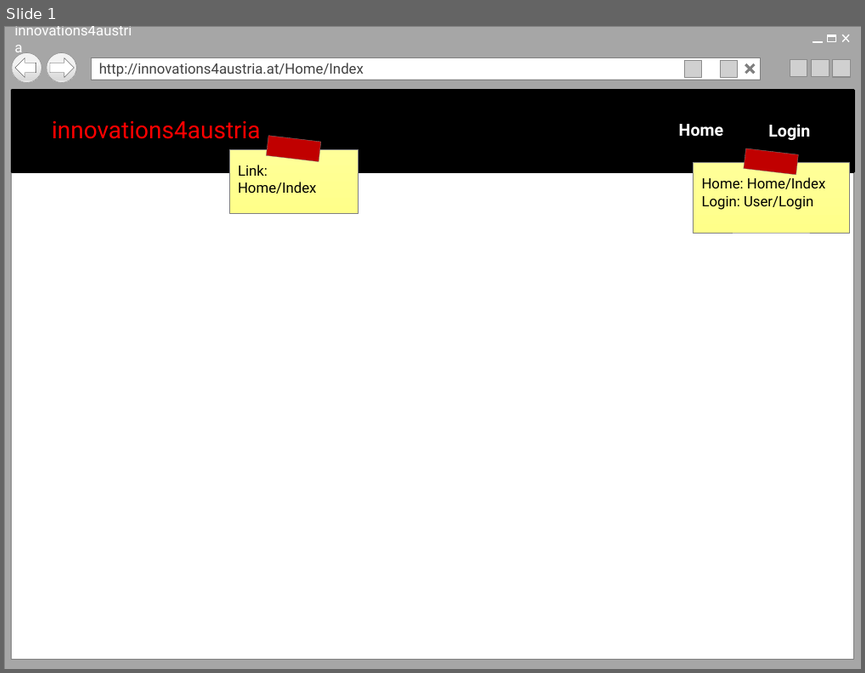
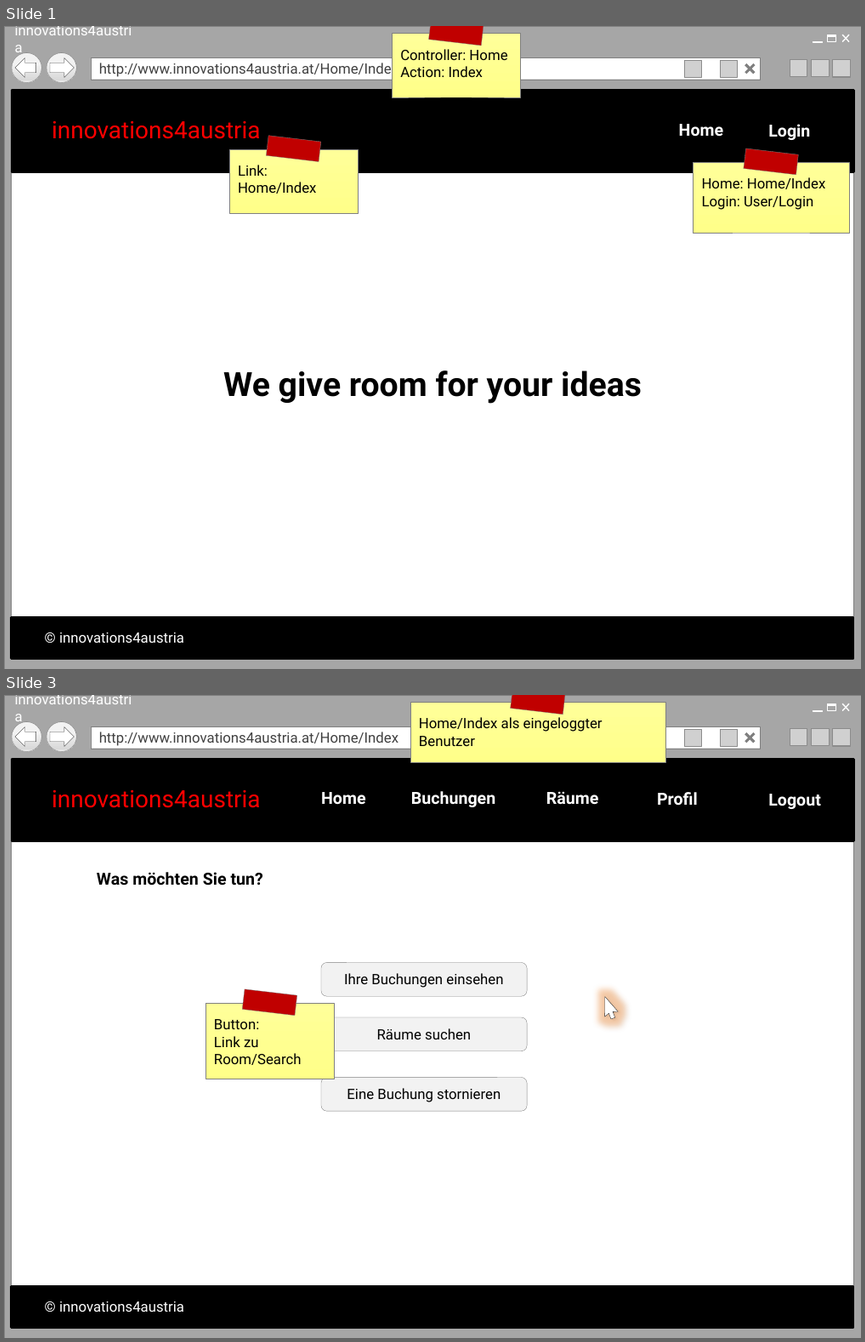
Before and after one commit to marcowurzenberger/ITIN20LAP, a slide deck: Mockup.pptx. Shown one above the other, each under a label of ours: slide 1 before the commit, slides 1 and 3 after it; the slides between them are not shown. The pictures are 865x673 and 865x1342 pixels, drawn with LibreOffice and Linux fonts; fonts in the diff are those of the drawing; grey boxes stand for pictures; background and template pictures are left out. Boxes give left, top, right and bottom in pixels: in the first picture for what was removed or moved away, otherwise in the second. Text is boxed around its words. In the diff, an @@ line names an element or a change of style, - is before the commit and + after.

```diff
--- a/Mockup.pptx
+++ b/Mockup.pptx
@@ slide 3 added at bbox=[4, 695, 861, 1338], background #FFFFFF @@
@@ rectangle added at bbox=[410, 702, 665, 763], fill gradient #FFFF99 to #FFFF89, outline #808080 0.25 pt, 12 pt, text #000000 @@
+Home/Index als eingeloggter Benutzer
@@ rectangle added at bbox=[511, 695, 565, 715], fill #C00000, outline #808080 0.25 pt @@
@@ group added at bbox=[4, 695, 861, 1338]: 6 rectangles, 5 pictures, 4 lines, 2 ellipses, 1 text, 1 left arrow, 1 right arrow @@
+innovations4austria
+http://www.innovations4austria.at/Home/Index
@@ rectangle added at bbox=[12, 760, 854, 840], fill #000000, outline #000000 2 pt @@
@@ text added at bbox=[52, 790, 261, 808], 20 pt, text #FF0000 @@
+innovations4austria
@@ text added at bbox=[321, 792, 366, 805], 14 pt, text #FFFFFF, bold @@
+Home
@@ text added at bbox=[411, 791, 496, 807], 14 pt, text #FFFFFF, bold @@
+Buchungen
@@ text added at bbox=[546, 791, 599, 805], 14 pt, text #FFFFFF, bold @@
+Räume
@@ text added at bbox=[657, 792, 698, 805], 14 pt, text #FFFFFF, bold @@
+Profil
@@ text added at bbox=[768, 794, 821, 809], 14 pt, text #FFFFFF, bold @@
+Logout
@@ text added at bbox=[97, 872, 263, 885], 14 pt, text #000000, bold @@
+Was möchten Sie tun?
@@ rounded rectangle added at bbox=[321, 962, 527, 996], fill #F2F2F2, outline #808080 0.25 pt, 12 pt, text #000000 @@
+Ihre Buchungen einsehen
@@ rectangle added at bbox=[242, 989, 297, 1016], fill #C00000, outline #808080 0.25 pt @@
@@ freeform shape added at bbox=[598, 994, 620, 1021], fill #FFFFFF, outline #262626 0.25 pt @@
@@ rectangle added at bbox=[205, 1003, 334, 1078], fill gradient #FFFF99 to #FFFF89, outline #808080 0.25 pt, 12 pt, text #000000 @@
+Button:
+Link zu Room/Search
@@ rounded rectangle added at bbox=[321, 1017, 527, 1050], fill #F2F2F2, outline #808080 0.25 pt, 12 pt, text #000000 @@
+Räume suchen
@@ rounded rectangle added at bbox=[321, 1077, 527, 1111], fill #F2F2F2, outline #808080 0.25 pt, 12 pt, text #000000 @@
+Eine Buchung stornieren
@@ rectangle added at bbox=[11, 1287, 853, 1327], fill #000000, outline #000000 2 pt @@
@@ text added at bbox=[59, 1301, 184, 1311], 12 pt, text #FFFFFF @@
+© innovations4austria
@@ slide 1 changed as well @@
@@ rectangle added at bbox=[392, 33, 521, 97], fill gradient #FFFF99 to #FFFF89, outline #808080 0.25 pt, 12 pt, text #000000 @@
+Controller: Home
+Action: Index
@@ rectangle added at bbox=[429, 26, 484, 46], fill #C00000, outline #808080 0.25 pt @@
@@ text in rectangle at bbox=[99, 61, 398, 78]: text changed @@
-http://innovations4austria.at/Home/Index
+http://www.innovations4austria.at/Home/Index
@@ text added at bbox=[223, 370, 642, 403], 28 pt, text #000000, bold @@
+We give room for your ideas
@@ rectangle added at bbox=[11, 618, 853, 658], fill #000000, outline #000000 2 pt @@
@@ text added at bbox=[59, 632, 184, 642], 12 pt, text #FFFFFF @@
+© innovations4austria
```
Also in this commit, not shown: 7 other slides added, 1 other file.
